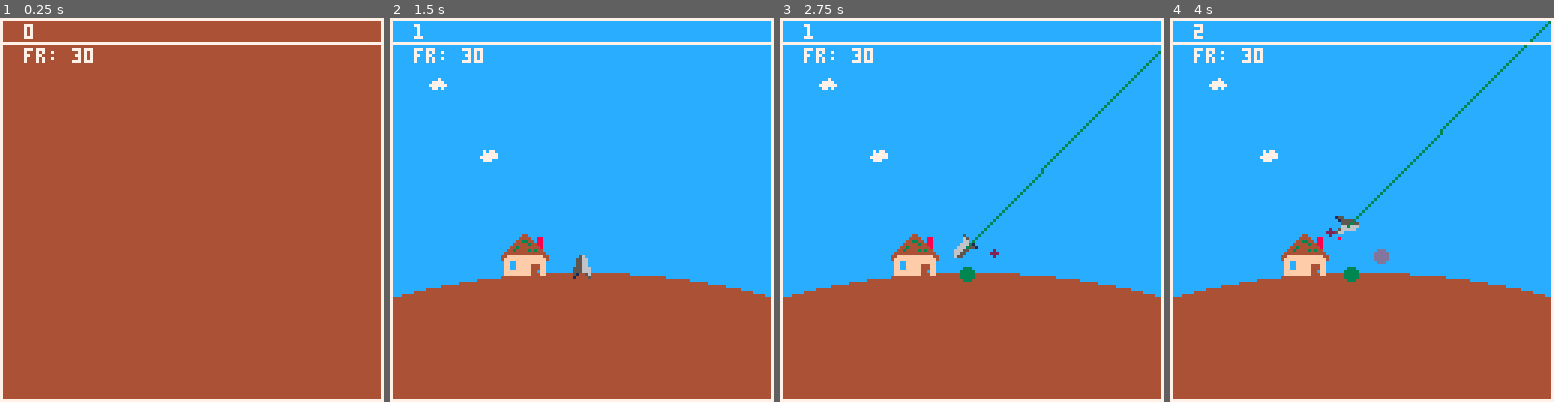
Above: before the commit, frames 1-4 (left to right).
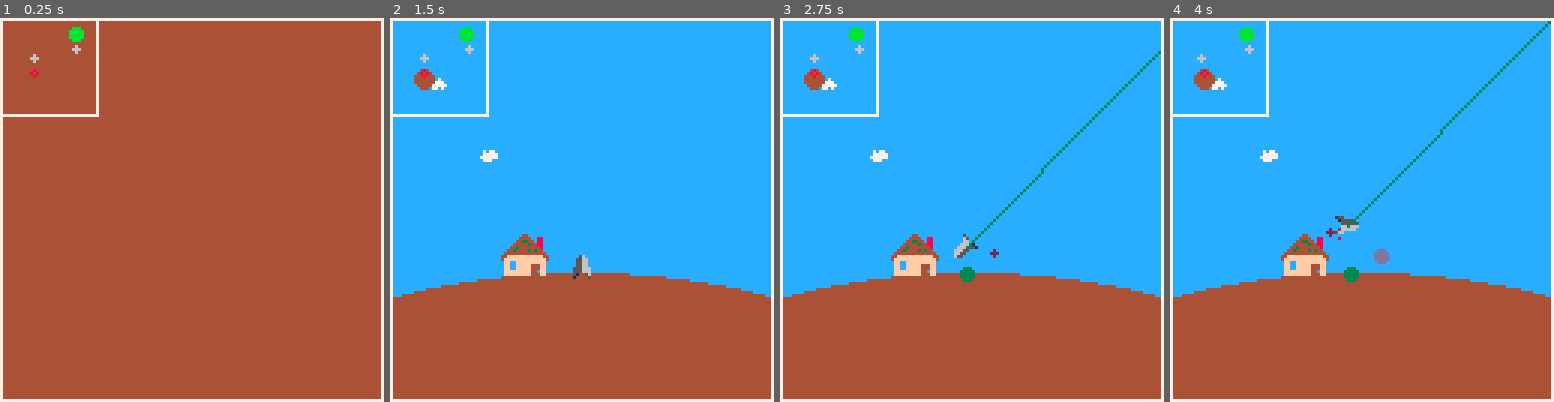
Above: after the commit, the same moments.

Repository: sabajt/GGJ_2019
Game: PICO-8 cartridge home.p8
Two runs of this game, one before a commit and one after it. Both use one fixed random seed, a clock stepped at 60 frames per second and the inputs below.
Inputs:
- Up to frame 1 (0.25 s): no input
- Up to frame 2 (1.5 s): tap X (X key) at 1.07 s
- Up to frame 3 (2.75 s): hold Left 1.97-2.37 s; tap X (X key) at 2.07, 2.4, 2.73 s; hold Down from 2.42 s (still down)
- Up to frame 4 (4 s): release Down at 2.82 s; hold Right 2.87-3.53 s; tap X (X key) at 3.07, 3.4, 3.73 s; hold Up from 3.58 s (still down)

The runs differ from the first frame. In frame 1, 1.7% of the frame differs, in the area x 0-100%, y 0-26%; in frame 2, 1.8%; in frame 3, 1.8%; in frame 4, 1.9%.

Commit message:
nolan mini map

Diff:
--- a/home.p8
+++ b/home.p8
@@ -605,7 +605,7 @@
     local row = 6
 
     -- print(state, xorg, yorg) -- game state
-    print("fr: " .. stat(7), xorg, yorg)
+    -- print("fr: " .. stat(7), xorg, yorg)
 
 end
 
@@ -617,7 +617,10 @@
 end
 
 function draw_hud()
-    hud_bottom = cam.pos.y + 8
+    local hud_bottom = cam.pos.y + 8
+    local map_bottom = cam.pos.y + 32
+    local map_side = cam.pos.x + 32
+
     local leftmargin = cam.pos.x + 8
     local topmargin = cam.pos.y + 2
     -- local rightmargin = cam.pos.x + 125
@@ -626,8 +629,47 @@
         draw_hud_dist()
     end
 
-    line(cam.pos.x, hud_bottom, cam.pos.x + 127, hud_bottom, 7) -- hud divider
-    print(hud.speed, leftmargin, topmargin, 7) -- velocity
+    -- line(cam.pos.x, hud_bottom, cam.pos.x + 127, hud_bottom, 7) -- hud divider
+    line(cam.pos.x, map_bottom, map_side, map_bottom, 7)--minimap bottom
+    line(map_side, map_bottom, map_side, cam.pos.y, 7)--minimap side
+
+    draw_mini_map(get_start_pos(level), get_planets(level))
+end
+
+function draw_mini_map(ship_start_pos, planets)
+    local map_corner = addvec(makevec(-3000, -5000), ship_start_pos)
+    local scale_ship = subvec(scalevec(subvec(ship.pos, map_corner), .004), makevec(0, start_planet().rad * .004))
+    local m_ship = addvec(scale_ship, flrvec(cam.pos))
+
+   local scaled_planet_vecs = {}
+   local scaled_moon_vecs = {}
+
+   for p in all(planets) do
+        local p_scaled = scalevec(subvec(p.pos, map_corner), .004)
+        local p_add_cam = addvec(p_scaled, flrvec(cam.pos))
+        add(scaled_planet_vecs, p_add_cam)
+        if (p.moon) then
+            local moon_vec_scaled = scalevec(subvec(p.moon.pos, map_corner), .004)
+            local m_add_cam = addvec(moon_vec_scaled, flrvec(cam.pos))
+            add(scaled_moon_vecs, m_add_cam)
+        end
+   end
+
+    local pc = 4
+    local i = 1
+    for p in all(scaled_planet_vecs) do
+        local r = 3
+        if (i == 2) r = 2
+        circfill(p.x, p.y, r , pc)
+        pc += 7
+        i+=1
+    end
+
+    for m in all(scaled_moon_vecs) do
+        circfill(m.x, m.y, 1, 6)
+    end
+
+    circ(m_ship.x, m_ship.y, 1 , 8)
 end
 
 function draw_hud_dist()
